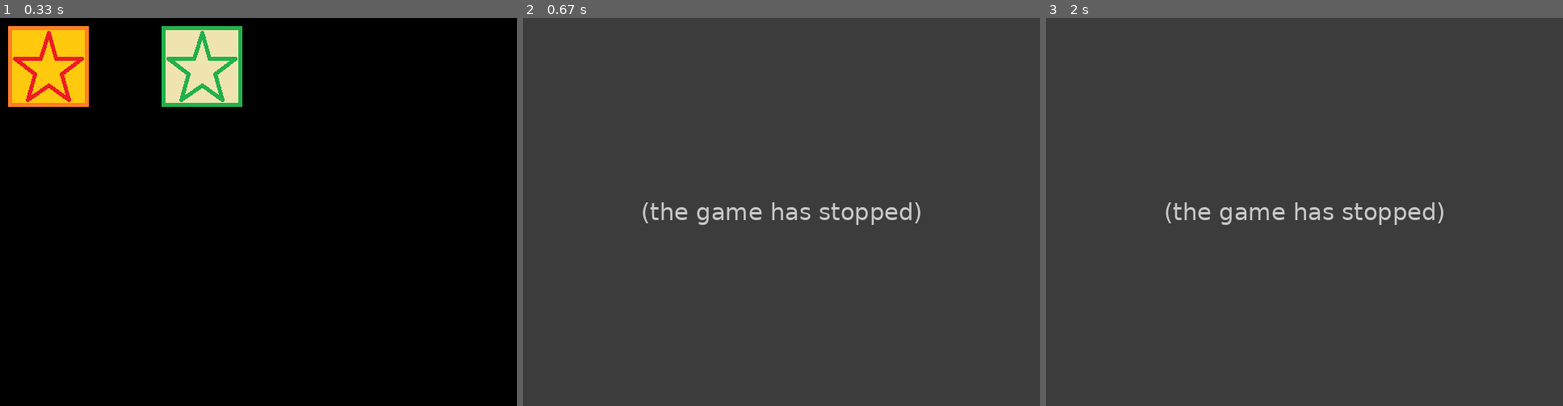
Above: before the commit, frames 1-3 (left to right).
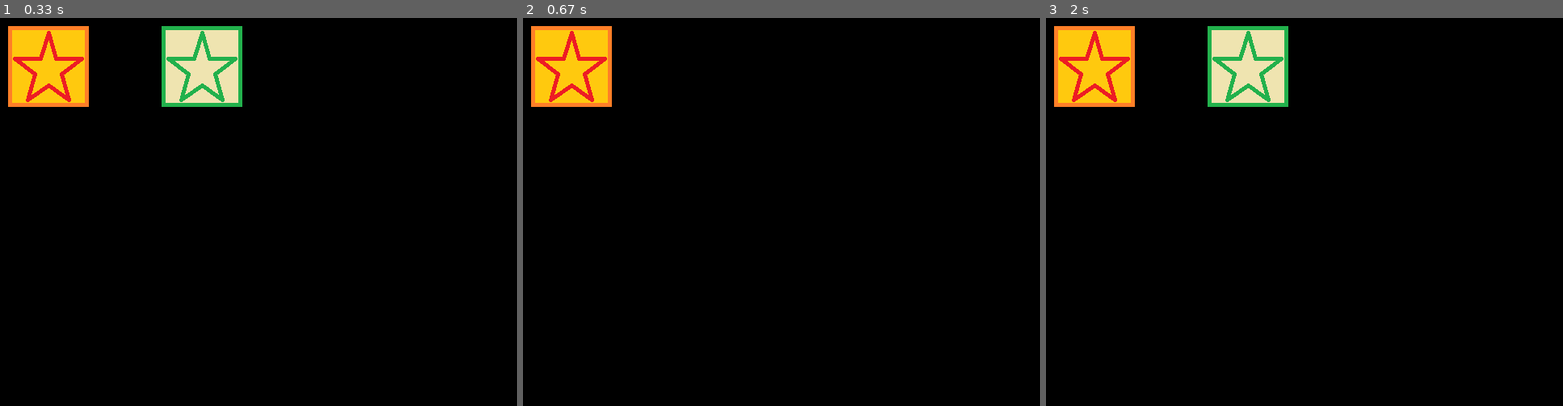
Above: after the commit, the same moments.

Repository: Artq99/xeus-pygame-extensions
Game: pygame game, started from demo_sprite_relation.py
The game is run twice, just before and just after one commit, with the same random seed, the same clock (stepped at 60 frames per second) and the same inputs.
Inputs (mouse positions are in pixels of both pictures, inside the frame that each line leads up to):
- Up to frame 1 (0.33 s): no input
- Up to frame 2 (0.67 s): click (569, 64) at 0.38 s
- Up to frame 3 (2 s): press the mouse at (1351, 309) at 0.7 s; move the mouse to (1242, 192) at 0.8 s; release the mouse at (1133, 76) at 0.93 s; click (1092, 64) at 1.05 s; click (1092, 64) at 1.88 s

Frame 1 is identical in both runs. In frame 2, 100% of the frame differs, in the area x 0-100%, y 0-100%; in frame 3, 100%.
Error before the commit: AttributeError: 'XPGESprite' object has no attribute 'active' (demo_sprite_relation.py line 21); the game stopped at 0.43 s (later frames are placeholders)

Commit message:
remove unused property from XPGESprite class; adjust the demo for sprite relations

Diff:
--- a/demo_sprite_relation.py
+++ b/demo_sprite_relation.py
@@ -18,7 +18,7 @@
         self.sprite_to_toggle = self.sprite.scene_manager.get_by_name('sprite2')
 
     def on_click(self, button):
-        self.sprite_to_toggle.active = not self.sprite_to_toggle.active
+        self.sprite_to_toggle.is_active = not self.sprite_to_toggle.is_active
 
 
 class DemoScene(SimpleScene):
--- a/xpgext/sprite.py
+++ b/xpgext/sprite.py
@@ -9,7 +9,6 @@
 
     def __init__(self, scene_manager, *groups):
         super().__init__(*groups)
-        self.interacts_with_mouse = True
         self.components = list()
 
         self._previous_focus = False
